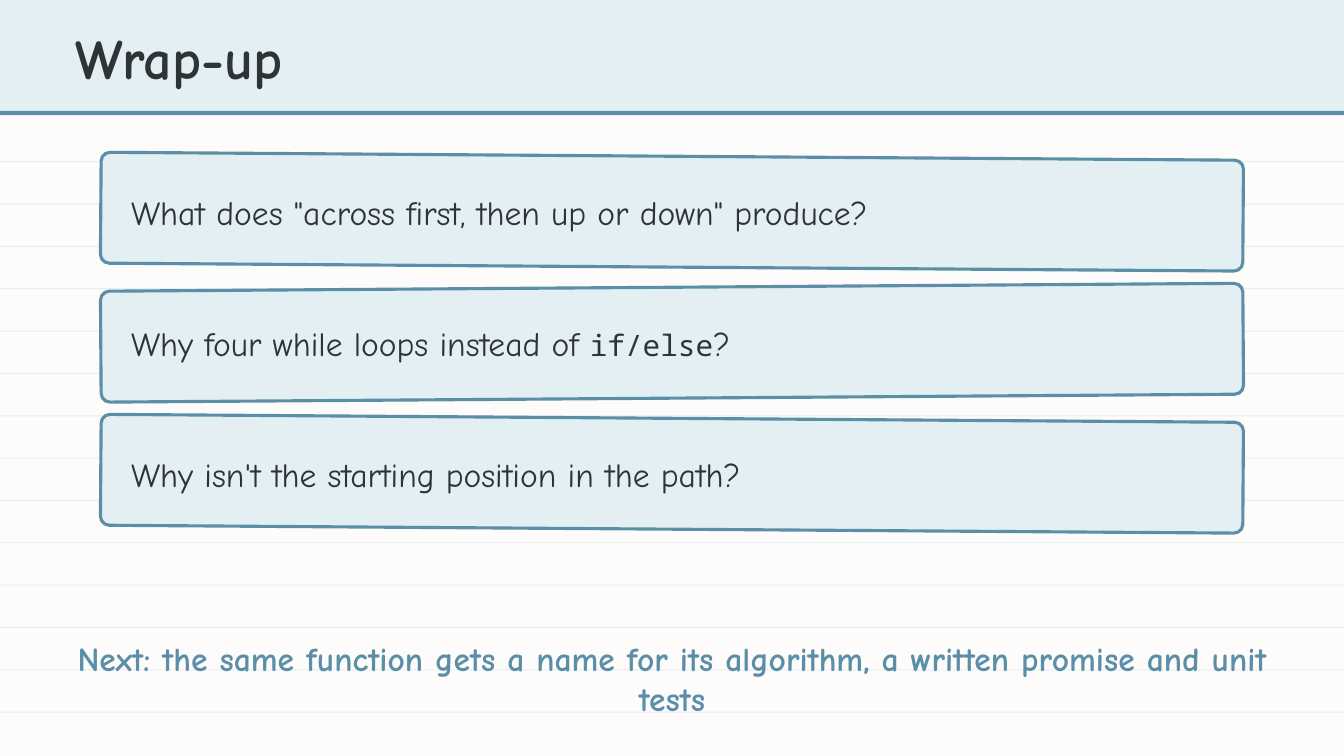
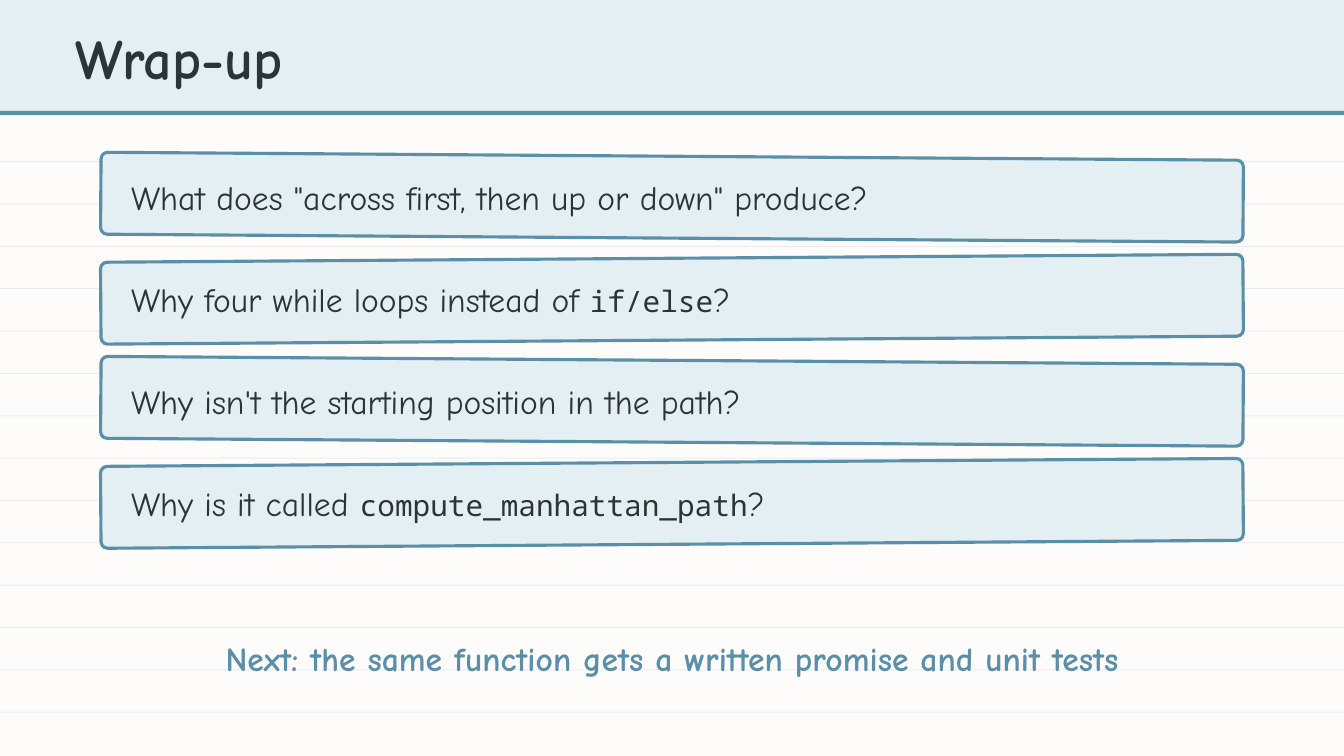
Before and after one commit to bradamiller/LearningPython, a slide deck: slide 31 of static/slides/module-04-manhattan/module-4-lesson-03-the-manhattan-algorithm.pptx (slide 29 before the commit). Drawn at 1344x756 pixels with LibreOffice and Linux fonts; fonts in the diff are those of the drawing. Boxes give left, top, right and bottom in pixels: in the first picture for what was removed or moved away, otherwise in the second. Text is boxed around its words. In the diff, an @@ line names an element or a change of style, - is before the commit and + after.

```diff
--- a/static/slides/module-04-manhattan/module-4-lesson-03-the-manhattan-algorithm.pptx
+++ b/static/slides/module-04-manhattan/module-4-lesson-03-the-manhattan-algorithm.pptx
@@ rounded rectangle resized from (x1=100, y1=152, x2=1244, y2=271) to (x1=101, y1=152, x2=1243, y2=242) @@
@@ text "What does "across first, then ..." moved from (x1=131, y1=201, x2=867, y2=232) to (x1=131, y1=186, x2=867, y2=217) @@
@@ rounded rectangle resized from (x1=100, y1=283, x2=1244, y2=402) to (x1=101, y1=254, x2=1243, y2=344) @@
@@ text "Why four while loops instead ..." moved from (x1=131, y1=333, x2=713, y2=363) to (x1=131, y1=289, x2=713, y2=319) @@
@@ rounded rectangle resized from (x1=100, y1=414, x2=1244, y2=533) to (x1=101, y1=357, x2=1243, y2=447) @@
@@ text "Why isn't the starting position ..." moved from (x1=131, y1=463, x2=741, y2=494) to (x1=131, y1=390, x2=741, y2=421) @@
@@ rounded rectangle added at (x1=101, y1=459, x2=1243, y2=548), fill #E4EFF4, outline #5B8FA8 2.25 pt @@
@@ text added at (x1=131, y1=493, x2=748, y2=523), 21 pt, text #2D3436 @@
+Why is it called compute_manhattan_path?
@@ text at (x1=226, y1=648, x2=1118, y2=677): text changed @@
-Next: the same function gets a name for its algorithm, a written promise and unit tests
+Next: the same function gets a written promise and unit tests
```
Also in this commit, not shown: 5 other slides changed, 2 slides added, 11 other files.
